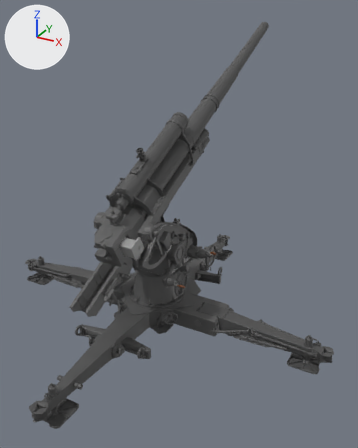
The FBX model Assets/Prefabs/artillery.fbx: old version first, new version second.
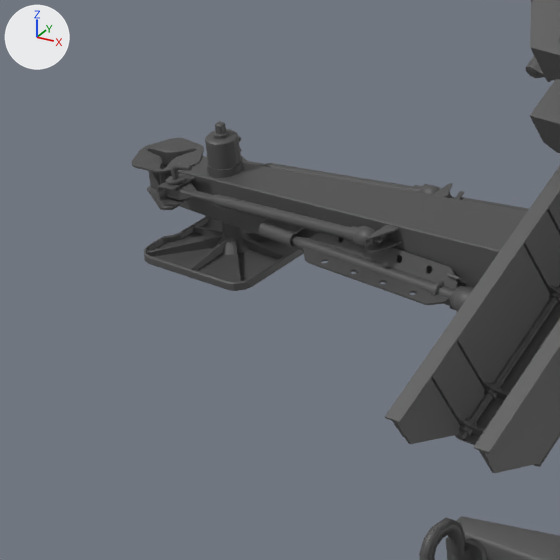
Each version appears first whole from a camera (50 mm lens) standing at (11.15, -17.95, 13.26) and looking at (0.49, 1.43, 3.57), and next in a close-up on the part from 1% to 28% of the width and 52% to 74% of the height. The axes (+X, +Y, +Z) are drawn at upper left. The lights are the same throughout. Where no turn or scale is listed for an object, it has been applied to the vertices.

The first close-up shows 'artillery_base', 'artillery_canon'.
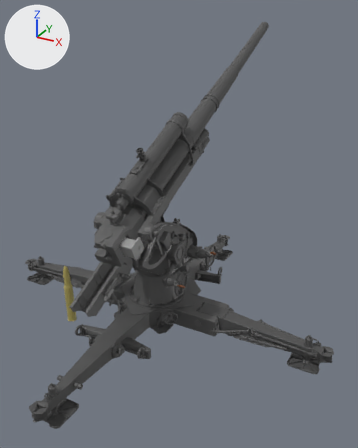
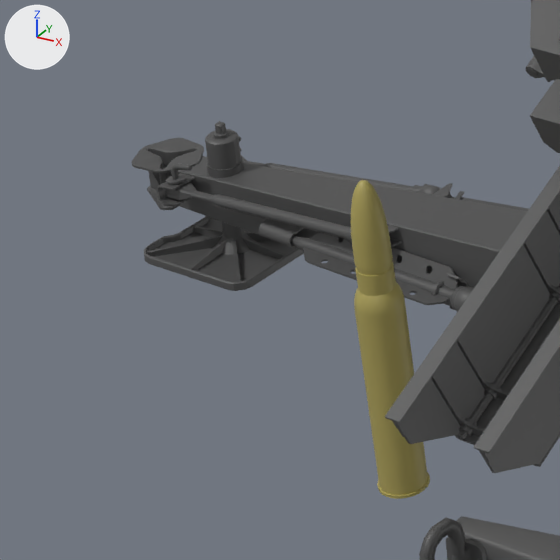
Edits to the bpy script that builds the scene:
```text
Add mat_union1mtl:
    mat_union1mtl = principled_material('Union1Mtl')
    mat_union1mtl.base_color = (0.421, 0.359, 0.104)  # yellow #aea25b
Add me_round:
    me_round.from_pydata(...)  # 1008 vertices, 2016 faces; spans x -0.21..0.21, y -0.21..0.25, z -1.18..1.65
    me_round.materials.append(mat_union1mtl)  # yellow #aea25b
Add ob_round:
    ob_round = bpy.data.objects.new('round', me_round)
    ob_round.location = (-2.46, -3.47, 1.2)
```

Where the change shows, as pixel boxes (x1, y1, x2, y2) in the close-ups (560 x 560 px):
'round', added (yellow)
    after: (351, 180, 430, 499)
